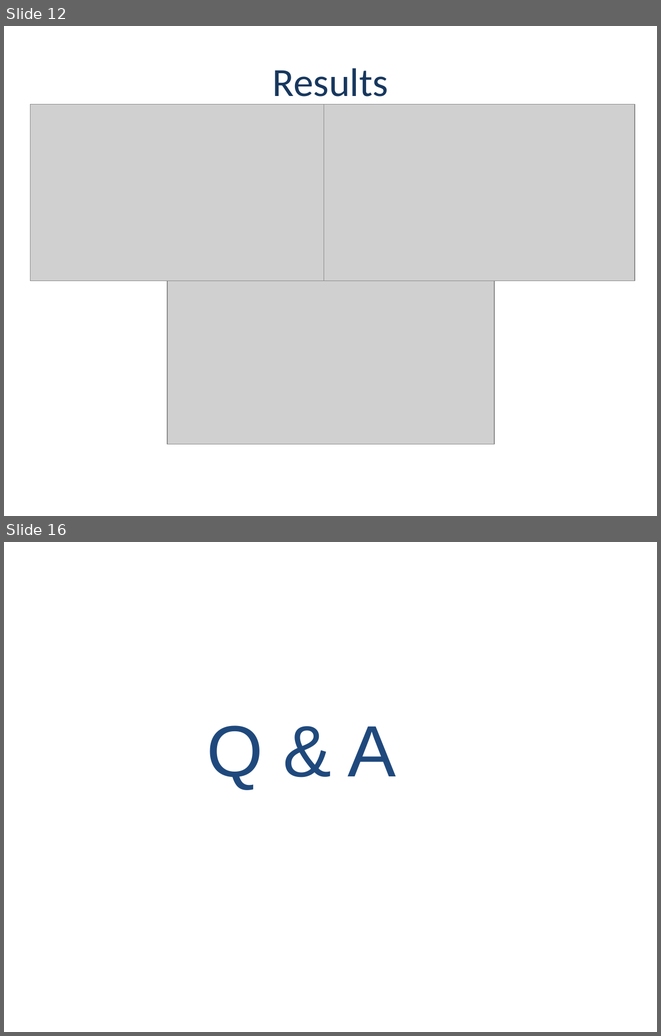
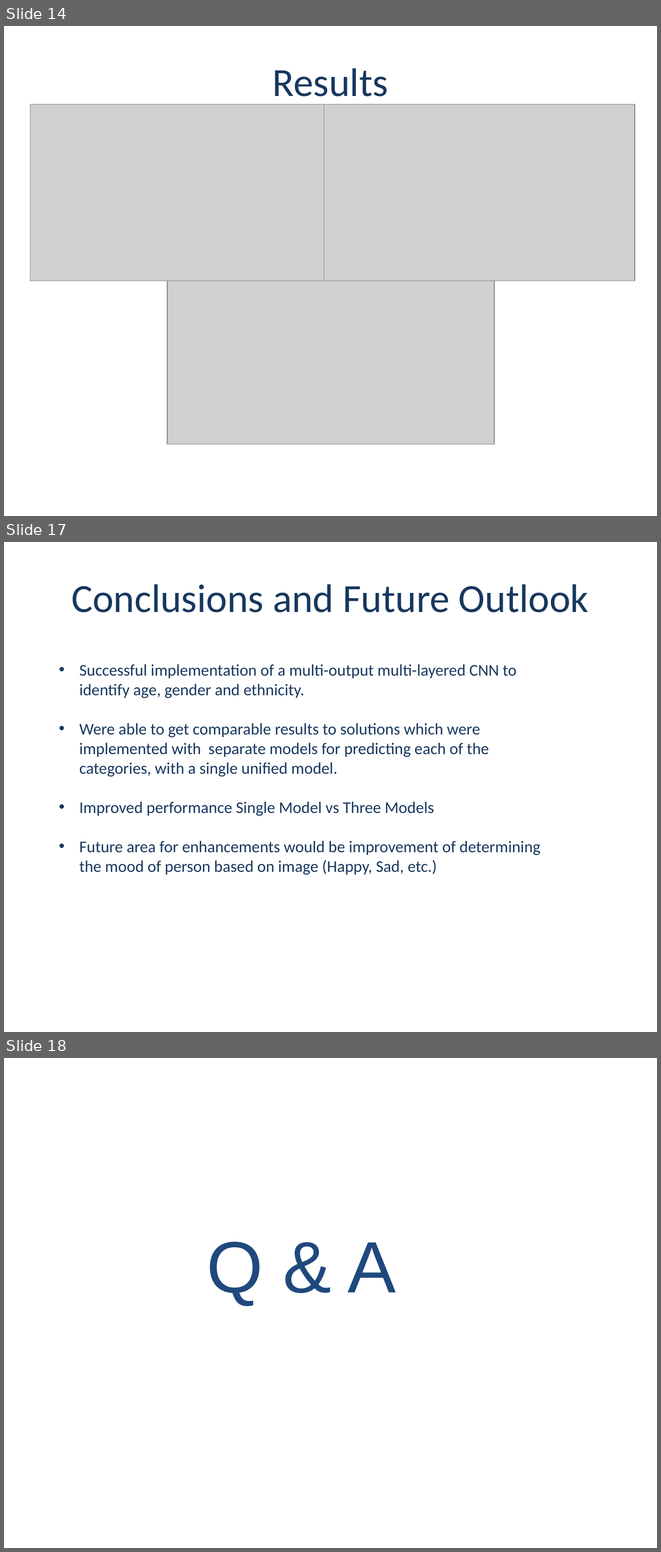
Before and after one commit to dmf49/cs5542FinalProject, a slide deck: Project Presentaion - Group 2- v1.2.0.pptx. Shown one above the other, each under a label of ours: slides 12 and 16 before the commit, slides 14, 17 and 18 after it; the slides between them are not shown. The pictures are 661x1036 and 661x1552 pixels, drawn with LibreOffice and Linux fonts; fonts in the diff are those of the drawing; grey boxes stand for pictures; background and template pictures are left out. Boxes give left, top, right and bottom in pixels: in the first picture for what was removed or moved away, otherwise in the second. Text is boxed around its words. In the diff, an @@ line names an element or a change of style, - is before the commit and + after.

```diff
--- a/Project Presentaion - Group 2- v1.2.0.pptx
+++ b/Project Presentaion - Group 2- v1.2.0.pptx
@@ slide 17 added at box(4, 542, 657, 1032), background picture (left out) @@
@@ text added at box(71, 584, 589, 612), 44 pt, text #17375E @@
+Conclusions and Future Outlook
@@ text added at box(79, 664, 540, 875), 18 pt, text #17375E @@
+• Successful implementation of a multi-output multi-layered CNN to identify age, gender and ethnicity.
+• Were able to get comparable results to solutions which were implemented with separate models for predicting each of the categories, with a single unified model.
+• Improved performance Single Model vs Three Models
+• Future area for enhancements would be improvement of determining the mood of person based on image (Happy, Sad, etc.)
@@ what was slide 12 is now slide 14 @@
@@ what was slide 16 is now slide 18 @@
```
Also in this commit, not shown: 7 slides changed, 6 other slides added, 5 slides removed.
